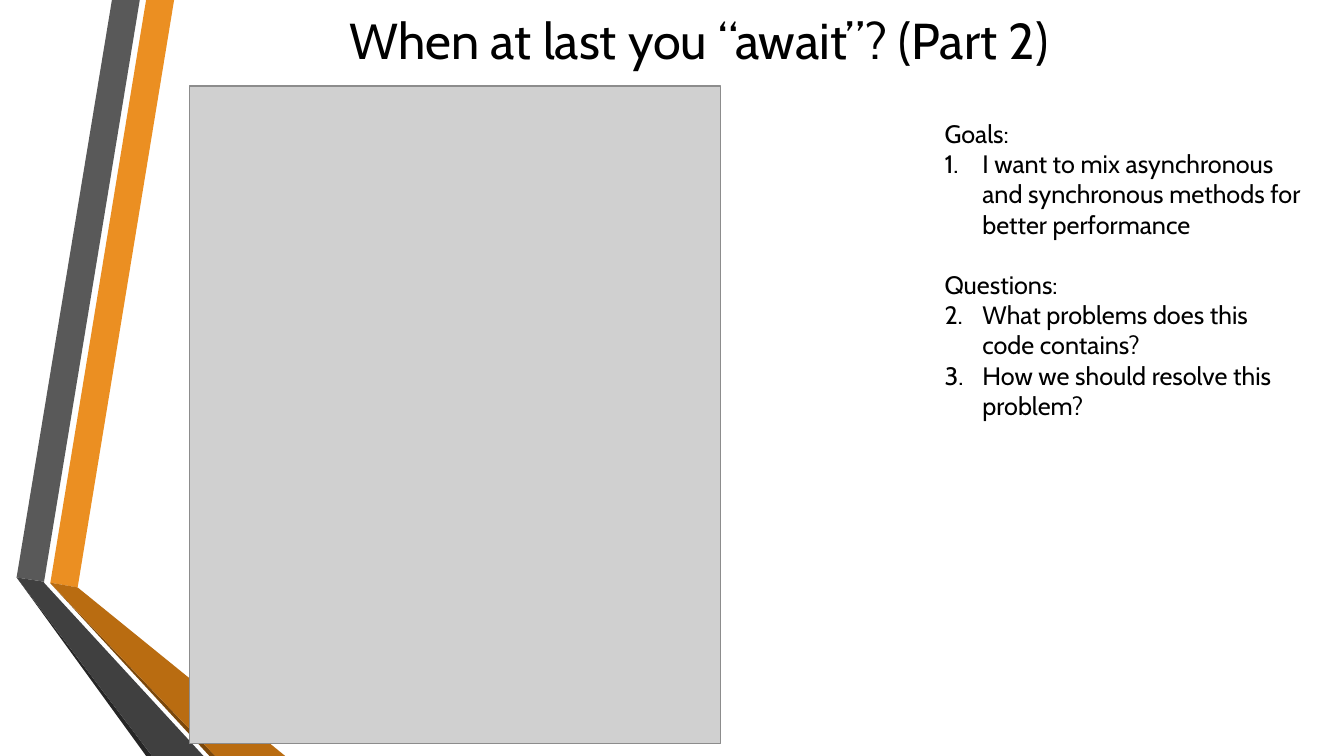
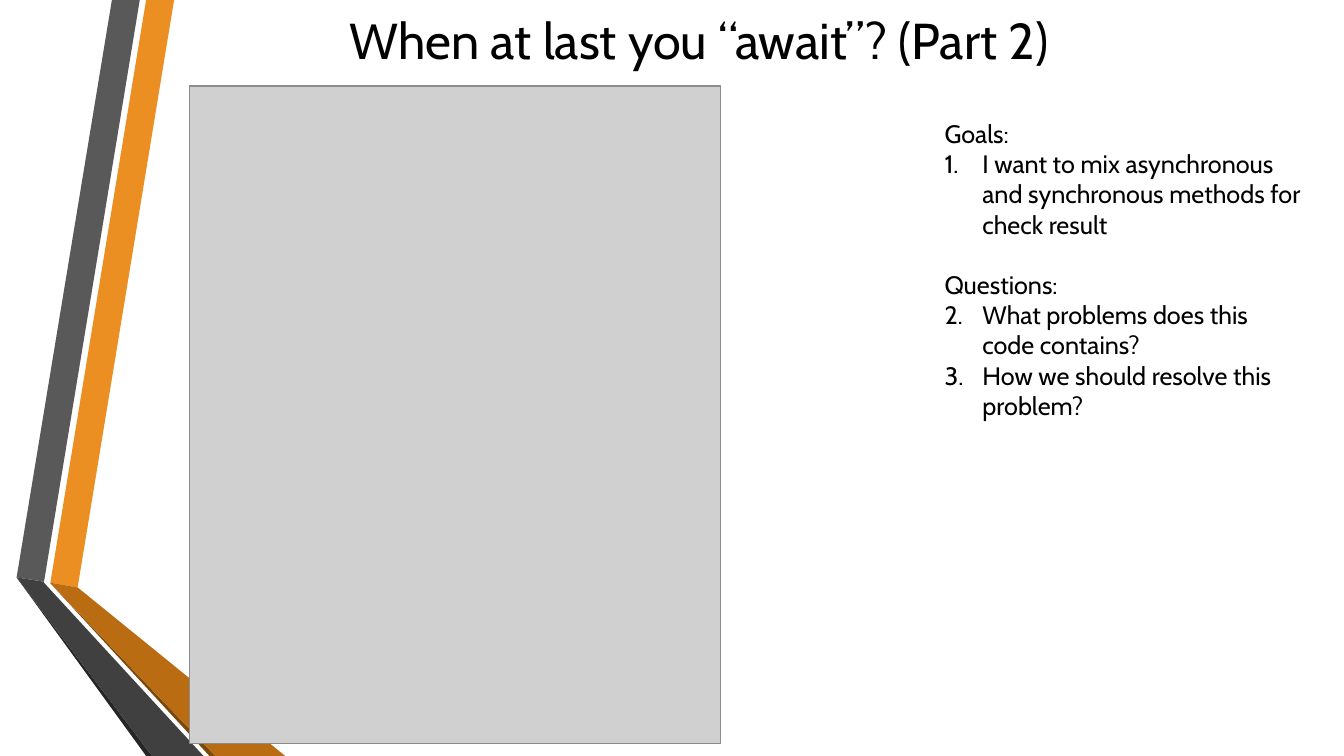
Before and after one commit to sflusov/AsyncAwaitPitfalls, a slide deck: slide 11 of Async Await and their pitfalls.pptx. Drawn at 1344x756 pixels with LibreOffice and Linux fonts; fonts in the diff are those of the drawing; grey boxes stand for pictures; background and template pictures are left out. Boxes give left, top, right and bottom in pixels: in the first picture for what was removed or moved away, otherwise in the second. Text is boxed around its words. In the diff, an @@ line names an element or a change of style, - is before the commit and + after.

Commit message:
Async Await working with lock

```diff
--- a/Async Await and their pitfalls.pptx
+++ b/Async Await and their pitfalls.pptx
@@ text at bbox=[982, 154, 1300, 235]: text changed @@
-1. I want to mix asynchronous and synchronous methods for better performance
+1. I want to mix asynchronous and synchronous methods for check result
```
Also in this commit, not shown: 2 other slides changed, 6 slides added, 1 slide removed, 4 other files.
